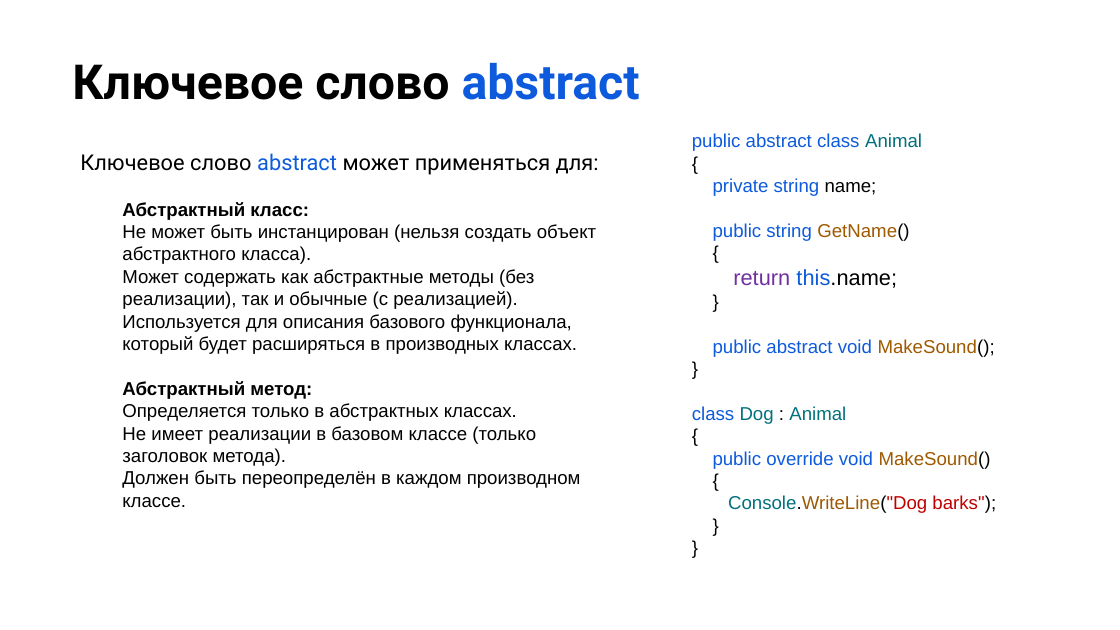
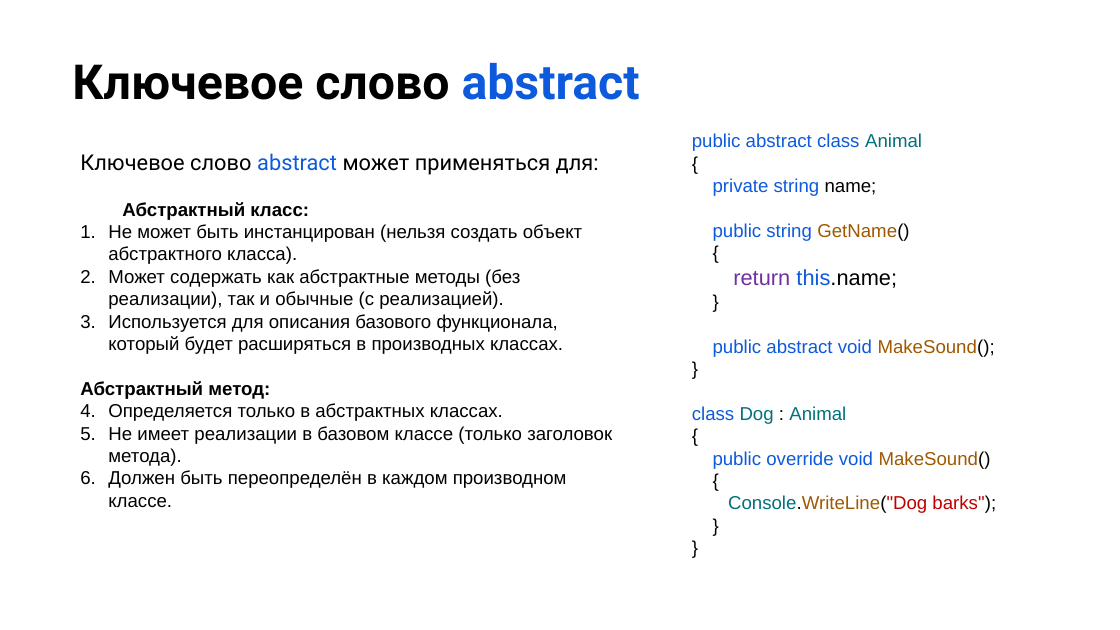
Before and after one commit to NilovPavel/OOP, a slide deck: slide 33 of ООП.pptx (slide 25 before the commit). Drawn at 1120x630 pixels with LibreOffice and Linux fonts; fonts in the diff are those of the drawing; background and template pictures are left out. Boxes give left, top, right and bottom in pixels: in the first picture for what was removed or moved away, otherwise in the second. Text is boxed around its words. In the diff, an @@ line names an element or a change of style, - is before the commit and + after.

```diff
--- a/ООП.pptx
+++ b/ООП.pptx
@@ text at [108,224,612,508]: bullet none to 1. @@
```
Also in this commit, not shown: 6 other slides changed, 6 slides added.
